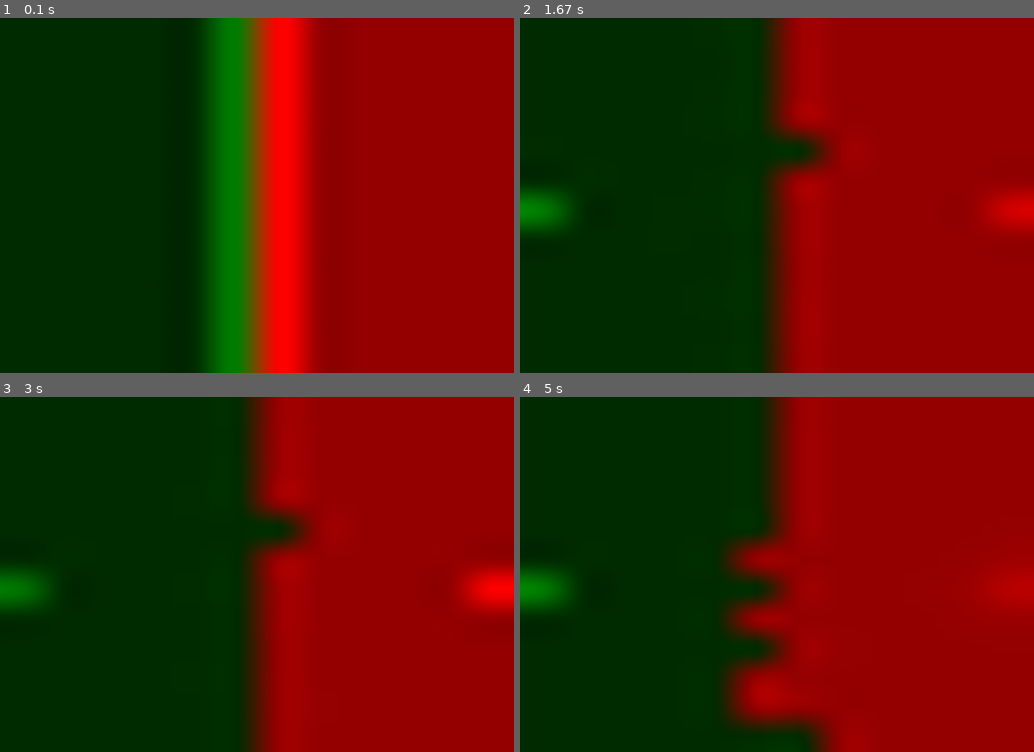
Above: before the commit, frames 1-4 (two rows, left to right).
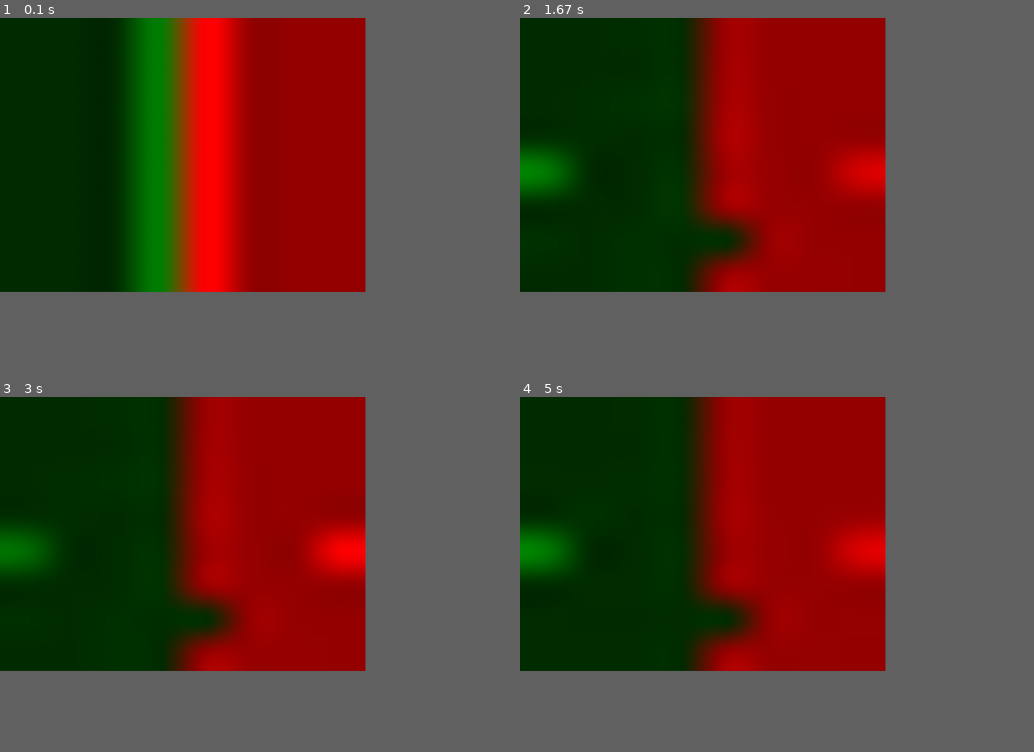
Above: after the commit, the same moments.

Repository: atlefk14/AandA
Game: pygame game, started from Pygame.py
The game is run twice, just before and just after one commit, with the same random seed, the same clock (stepped at 60 frames per second) and the same inputs.
Inputs:
- Up to frame 1 (0.1 s): no input
- Up to frame 2 (1.67 s): tap Enter at 0.33, 0.67, 1.2 s
- Up to frame 3 (3 s): tap Enter at 1.82, 2.6 s
- Up to frame 4 (5 s): tap Enter at 3.52, 4.52 s
In our replay, the window is 900x622 before the commit and 640x480 after it. These sizes can differ from the game's own. Grey fills any space a smaller window leaves; there, only what the larger window draws over its background counts as a difference.

The runs differ from the first frame. In frame 1, 41% of the frame differs, in the area x 0-61%, y 0-100%; in frame 2, 31%; in frame 3, 31%; in frame 4, 29%.

Commit message:
Add a example of how to communicate with the engine

Diff:
--- a/Bots.py
+++ b/Bots.py
@@ -61,11 +61,8 @@
 def randomBot(self):
     moved = dict()
     if self.phase == 0:
-        self.moveableUnits()
-        self.deployablePlaces = self.findDeployablePlaces()
-        self.nextPhase()
+        self.phase_0()
     elif self.phase == 1:
-        self.PCUs = self.calculatePCUs()
         used = 0
         while True:
             pos = self.recruitable(self.PCUs - used)
@@ -157,6 +154,7 @@
                 unit = self.moveable[0]
                 pos = unit.getPosition()
                 possible = []
+
                 for tile in self.map.board[pos[0]][pos[1]].neighbours:
                     if tile.owner == self.currentPlayer:
                         possible.append(tile)
@@ -189,3 +187,139 @@
                 print("Not Valid mando")
                 print(self.map.board)
             self.nextPhase()
+
+def easyBot(self):
+    moved = dict()
+    if self.phase == 0:
+       self.phase_0()
+    elif self.phase == 1:
+        used = 0
+        while True:
+            pos = self.recruitable(self.PCUs - used)
+            if pos.__len__() == 0:
+                self.nextPhase()
+                break
+            choice = r.randint(0, len(pos) - 1)
+            self.recruitUnit(choice)
+            used += pos[choice]
+
+    #Should calculate how many unit one should use in attack.
+    elif self.phase == 2:
+        self.battles = []
+        while self.moveable.__len__() > 0:
+            if r.random() > 0.01:
+                unit = self.moveable[0]
+                pos = unit.getPosition()
+                toTile = r.choice(self.map.board[pos[0]][pos[1]].neighbours)
+                if toTile.owner != self.currentPlayer:
+                    moved[toTile.cords.__str__()] = pos
+                    allUnit = self.findMovableInTile(pos)
+                    if allUnit.__len__() > toTile.units.__len__():
+                        for unitA in allUnit:
+                            self.moveUnit(self.map.board[pos[0]][pos[1]], toTile, 1, unit.__class__, unitA)
+                else:
+                    self.moveUnit(self.map.board[pos[0]][pos[1]], toTile, 1, unit.__class__, unit)
+            else:
+                break
+        self.phase = 2.5
+
+    elif self.phase == 2.5:
+        while self.battles.__len__() > 0:
+            results = self.doBattle(self.battles[0])
+            attacker = results[0]
+            defender = results[1]
+            attackFinished = False
+            defendFinished = False
+            if attacker[1] > 0:
+                attackerCount = self.findUnitCount(attacker[0])
+                attackerTypes = list(attacker[0].keys())
+                if attacker[1] >= attackerCount:
+                    self.takeCasualties(attacker[0], 'All', attackerCount)
+                    attackFinished = True
+                else:
+                    toBeDeleted = dict()
+                    for i in range(attacker[1]):
+                        unitType = r.choice(attackerTypes)
+                        unit = attacker[0][unitType][0]
+                        if not unit.type in toBeDeleted:
+                            toBeDeleted[unit.type] = []
+                        toBeDeleted[unit.type].append(unit)
+                        attacker[0][unitType].remove(unit)
+                        if attacker[0][unitType].__len__() == 0:
+                            attacker[0].pop(unitType, None)
+                        attackerTypes = list(attacker[0].keys())
+
+                    for key in toBeDeleted:
+                        self.takeCasualties(toBeDeleted, toBeDeleted[key][0].type, toBeDeleted[key].__len__())
+
+            if defender[1] > 0:
+                defenderCount = self.findUnitCount(defender[0])
+                defenderTypes = list(defender[0].keys())
+                if defender[1] >= defenderCount:
+                    self.takeCasualties(defender[0], 'All', defenderCount)
+                    defendFinished = True
+                else:
+                    defenderKeys = list(defender[0].keys())
+                    if not defender[0][defenderKeys[0]][0].owner.human:
+                        toBeDeleted = dict()
+                        for i in range(defender[1]):
+                            unitType = r.choice(defenderTypes)
+                            unit = defender[0][unitType][0]
+                            if not unit.type in toBeDeleted:
+                                toBeDeleted[unit.type] = []
+                            toBeDeleted[unit.type].append(unit)
+                            defender[0][unitType].remove(unit)
+                            if defender[0][unitType].__len__() == 0:
+                                defender[0].pop(unitType, None)
+                            defenderTypes = list(defender[0].keys())
+                        for key in toBeDeleted:
+                            self.takeCasualties(toBeDeleted, toBeDeleted[key][0].type, toBeDeleted[key].__len__())
+                    else:
+                        self.currentPlayer = defender[0][defenderKeys[0]][0].owner
+                        return defender
+
+            if defendFinished and not attackFinished:
+                self.conquerTile(self.map.board[self.battles[0][0]][self.battles[0][1]], self.currentPlayer)
+
+            if attackFinished or defendFinished:
+                self.battles.remove(self.battles[0])
+
+        self.phase = 3
+    elif self.phase == 3:
+        while self.moveable.__len__() > 0:
+            if r.random() > 0.5:
+                unit = self.moveable[0]
+                pos = unit.getPosition()
+                possible = []
+                for tile in self.map.board[pos[0]][pos[1]].neighbours:
+                    if tile.owner == self.currentPlayer:
+                        possible.append(tile)
+                if possible.__len__() == 0:
+                    self.moveable.remove(self.moveable[0])
+                    break
+                toTile = r.choice(possible)
+                if toTile.owner == self.currentPlayer:
+                    self.moveUnit(self.map.board[pos[0]][pos[1]], toTile, 1, unit.__class__, unit)
+            else:
+                break
+        self.nextPhase()
+    elif self.phase == 4:
+        self.nextPhase()
+    elif self.phase == 5:
+        if self.currentPlayer in self.purchases and self.deployablePlaces.__len__() > 0:
+            while self.purchases[self.currentPlayer].__len__() > 0:
+                i = r.randint(0, self.deployablePlaces.__len__() - 1)
+                tile = self.deployablePlaces[i]
+                unit = self.purchases[self.currentPlayer][0]
+                self.purchases[self.currentPlayer].remove(unit)
+                tile.units.append(unit)
+                unit.setPosition(tile.cords)
+
+        if self.winnerwinnerchickendinner():
+            return True
+        else:
+            self.resetAllUnits()
+            if not self.validBoard()[0]:
+                print("Not Valid mando")
+                print(self.map.board)
+            self.nextPhase()
--- a/Flask.py
+++ /dev/null
@@ -1 +0,0 @@
-from flask import Flask
--- a/Game.py
+++ b/Game.py
@@ -2,14 +2,33 @@
 import Units
 import Buildings
 import random as r
+import copy
 import numpy as np
+
+
+class GameManager(object):
+    def __init__(self):
+        self.previous_states = []
+
+    def add_previous(self, game):
+        print("Legger til forrige")
+        self.previous_states.append(copy.deepcopy(game))
+
+    def go_back(self):
+        try:
+            print("Går tilbake til forrige")
+            previous_state = self.previous_states.pop()
+            return previous_state
+        except IndexError as e:
+            print(e)
+            return None
+
 
 class Game():
     def __init__(self, size, nations):
         self.map = mapGen.MapClass(size, nations)
         self.nations = nations
         self.startPlayer = nations[0]
-        #self.units = dict()
         self.currentPlayer = self.startPlayer
         self.terminal = False
         self.turn = 0
@@ -24,13 +43,6 @@
         self.recruitAbleList = [2, 5]
         self.history = []
 
-        self.lastTurn = self.map.board
-
-    def goback(self):
-        self.map.board = self.lastTurn
-        self.turn-=1
-
-
     def calulateBorder(self):
         borderTiles = []
         for w in self.map.board:
@@ -42,6 +54,12 @@
                         borderTiles.append(h)
                 last = h
         return borderTiles
+
+    def phase_0(self):
+        self.moveableUnits()
+        self.deployablePlaces = self.findDeployablePlaces()
+        self.nextPhase()
+        self.PCUs = self.calculatePCUs()
 
     def startingConditions(self, n):
         for tile in self.borderTiles:
@@ -53,12 +71,12 @@
                 tankUnit.setPosition(tile.cords)
                 infUnit.setPosition(tile.cords)
 
-        #All the way to the left
-        tile = self.map.board[int(self.map.board.__len__()/2)-1][0]
+        # All the way to the left
+        tile = self.map.board[int(self.map.board.__len__() / 2) - 1][0]
         tile.constructions.append(Buildings.Industry(owner=tile.owner))
         print(self.map.board.__len__())
-        #All the way to the right
-        tile = self.map.board[int(self.map.board.__len__()/2)-1][self.map.board.__len__()-1]
+        # All the way to the right
+        tile = self.map.board[int(self.map.board.__len__() / 2) - 1][self.map.board.__len__() - 1]
         tile.constructions.append(Buildings.Industry(owner=tile.owner))
 
     def rotate(self, n=1):
@@ -82,7 +100,6 @@
                     if unit.owner != h.owner:
                         return (False, h.cords)
         return (True, -1)
-
 
     def calculatePCUs(self):
         PCUs = 0
@@ -107,7 +124,6 @@
     def nextPhase(self):
         if self.phase == 5:
             self.nextTurn()
-            self.lastTurn = np.array(self.map.board, copy=True)
         else:
             self.phase += 1
         return
@@ -133,7 +149,6 @@
             self.purchases[self.currentPlayer] = []
         self.purchases[self.currentPlayer].append(unit)
 
-
     def initTurn(self):
         self.deployablePlaces = self.calculatePCUs()
         self.PCUs = self.calculatePCUs()
@@ -141,7 +156,6 @@
 
     def conquerTile(self, tile, newOwner):
         tile.owner = newOwner
-
 
     def moveUnit(self, fromTile, toTile, n, type, unit):
         c = 0
@@ -154,13 +168,13 @@
                 deltaX = abs(fromTile.cords[0] - toTile.cords[0])
                 deltaY = abs(fromTile.cords[1] - toTile.cords[1])
 
-                #todo add is legal function instead.
+                # todo add is legal function instead.
                 if deltaX + deltaY <= unit.range:
                     if toTile.owner != self.currentPlayer:
                         if unit.usedSteps == 0:
                             unit.setStep(unit.range)
                         else:
-                            unit.setStep(deltaX+deltaY)
+                            unit.setStep(deltaX + deltaY)
 
                         if toTile.units.__len__() == 0:
                             self.conquerTile(toTile, self.currentPlayer)
@@ -190,14 +204,12 @@
                     d += 1
                     c -= 1
 
-
     def resetAllUnits(self):
         for h in self.map.board:
             for w in h:
                 for unit in w.units:
                     unit.reset()
 
-
     def findGlobalMax(self):
         maxUnit = 0
         for w in self.map.board:
@@ -207,7 +219,6 @@
                     maxUnit = length
 
         return maxUnit
-
 
     def getDice(self, n=6):
         return r.randint(1, n)
@@ -228,7 +239,7 @@
         for key in attacking:
             for unit in attacking[key]:
                 dice = self.getDice()
-                #print(unit)
+                # print(unit)
                 if dice <= unit.attSuccess:
                     aHits += 1
         dHits = 0
@@ -256,7 +267,7 @@
         total = 0
         for w in self.map.board:
             for h in w:
-                total+=h.units.__len__()
+                total += h.units.__len__()
         return total
 
     def deleteUnit(self, units):
@@ -281,7 +292,7 @@
 
     def takeCasualties(self, units, choice, n):
         toBeDeleted = []
-        c=0
+        c = 0
         if choice == 'All':
             for key in units:
                 toBeDeleted += units[key]
@@ -290,12 +301,9 @@
                 if c == n:
                     break
                 toBeDeleted.append(unit)
-                c+=1
+                c += 1
 
         self.deleteUnit(toBeDeleted)
-
-
-
 
     def winnerwinnerchickendinner(self):
         winner = True
@@ -304,22 +312,28 @@
                 if h.owner != self.currentPlayer:
                     winner = False
         return winner
+
+    def findMovableInTile(self, cords):
+        units = []
+        for unit in self.map.board[cords[0]][cords[1]].units:
+            if unit.usedSteps > unit.range:
+                units.append(unit)
+        return units
 
     def findUnitCount(self, units):
         c = 0
         for key in units:
             for unit in units[key]:
-                c+=1
+                c += 1
 
         return c
 
     def bot(self):
         import Bots
         if not self.currentPlayer.human:
-
             if self.currentPlayer.difficulty == "Random":
                 Bots.randomBot(self)
             elif self.currentPlayer.difficulty == "Turtle":
                 Bots.TurtleBot(self)
             elif self.currentPlayer.difficulty == "Easy":
-                self.easyBot(self)
+                Bots.easyBot(self)
--- a/Nations.py
+++ b/Nations.py
@@ -1,5 +1,7 @@
-class Nation():
+class Nation(object):
+
     def __init__(self, name, human=True, difficulty="Random"):
+
         self.name = name
         self.human = human
         self.difficulty = None
--- a/Pygame.py
+++ b/Pygame.py
@@ -1,60 +1,78 @@
 import Nations
 import Game
+
 import pygame
 import numpy as np
 from PIL import Image
 from pygame.locals import *
+import copy
 
-pygame.init()
-width, height = 1440, 996
-screen = pygame.display.set_mode((width, height))
 
-x, y = 12, 12
+x, y = 8, 8
 
 
 Germany = Nations.Nation(name='Germany', human=False)
-Russia = Nations.Nation(name='Russia', human=False)
+Russia = Nations.Nation(name='Russia', human=False, difficulty="Easy")
 nations = [Germany, Russia]
 game = Game.Game(size=(x, y), nations=[Germany, Russia])
 
+game_manager = Game.GameManager()
 
-def translateToArray(board):
+
+
+def translate_to_array(board):
     newBoard = np.zeros((x, y, 3), dtype=np.uint8)
     globalMax = game.findGlobalMax()
     for w in board:
         row = []
         for h in w:
             tileCords = h.cords[0]
-            if h.owner == Germany:
+            if h.owner.name == 'Germany':
                 newBoard[h.cords[0]][h.cords[1]] = np.asarray([0, 45 + int((80 * h.units.__len__()) / globalMax), 0],
                                                               dtype=np.uint8)
-            elif h.owner == Russia:
+            elif h.owner.name == 'Russia':
                 newBoard[h.cords[0]][h.cords[1]] = np.asarray([150 + (int(105 * h.units.__len__()) / globalMax), 0, 0],
                                                               dtype=np.uint8)
 
     return newBoard
 
 
+pygame.init()
+
+width, height = 1024, 768
+screen = pygame.display.set_mode((width, height))
+update = True
+first = True
 while True:
-    screen.fill(0)
-    data = translateToArray(game.map.board)
-    img = Image.fromarray(data, 'RGB')
-    img = img.resize((1440, 996))
-    # img.show()
-    img = pygame.surfarray.make_surface(np.array(img))
-    screen.blit(pygame.transform.rotate(img, 90), (0, 0))
-    #screen.blit(pygame.transform.flip(img, False, True), (0, 0))
-    pygame.display.flip()
+    if update:
+        screen.fill(0)
+        data = translate_to_array(game.map.board)
+        img = Image.fromarray(data, 'RGB')
+        img = img.resize((1024, 768))
+        # img.show()
+        img = pygame.surfarray.make_surface(np.array(img))
+        screen.blit(pygame.transform.rotate(img, 90), (0, 0))
+        pygame.display.flip()
+        update = False
+
     for event in pygame.event.get():
         if event.type == pygame.KEYUP:
             if event.key == K_RETURN:
                 while True:
+                    if first:
+                        game_manager.add_previous(game)
+                        first = False
+                    #old.append(copy.deepcopy(game))
                     game.bot()
+                    print(game.phase, game.turn)
+                    update = True
                     if game.phase == 0:
-                        #print(game.map.board[0][0].neighbours)
-                        #print(game.turn)
-                        #print(game.currentPlayer)
-                        #print(game.map.board)
+                        first = True
                         break
+
                     elif game.winnerwinnerchickendinner():
                         break
+
+            if event.key == K_BACKSPACE:
+                game = game_manager.go_back()
+                update = True
--- a/Runner.py
+++ /dev/null
@@ -1,60 +0,0 @@
-from Game import Game
-import Units
-import Nations
-
-def actionPhase(game):
-
-
-    game.nextPhase()
-    return game
-
-
-
-def movementPhase(game):
-
-    game.moveableUnits()
-    print(game.map.board)
-    text = input("would you like to move any pieces?  y/n")
-    if text == "y":
-        game.moveUnit(game.map.board[0][0], game.map.board[0][1], 2, Units.Infantry)
-        #Move something
-    else:
-        game.nextPhase()
-        return game
-
-    game.nextPhase()
-    return game
-
-def placingPhase(game):
-
-
-
-    game.nextPhase()
-    return game
-def buyingPhase(game):
-
-
-
-    game.nextPhase()
-    return game
-
-
-
-def gameLoop(game):
-    while True:
-        if game.phase == 0:
-            game.nextPhase()
-        elif game.phase == 1:
-            buyingPhase(game)
-        elif game.phase == 2:
-            movementPhase(game)
-        elif game.phase == 3:
-            actionPhase(game)
-        elif game.phase == 4:
-            placingPhase(game)
-        print(game.phase)
-        print(game.currentPlayer)
-
-
-listOfNations = [Nations.Nation('Germany'), Nations.Nation('Russia', human = False)]
-game = Game((2, 2), listOfNations)
--- a/decommissioned.py
+++ b/decommissioned.py
@@ -1,3 +1,70 @@
+from Game import Game
+import Units
+import Nations
+
+def actionPhase(game):
+
+
+    game.nextPhase()
+    return game
+
+
+
+def movementPhase(game):
+
+    game.moveableUnits()
+    print(game.map.board)
+    text = input("would you like to move any pieces?  y/n")
+    if text == "y":
+        game.moveUnit(game.map.board[0][0], game.map.board[0][1], 2, Units.Infantry)
+        #Move something
+    else:
+        game.nextPhase()
+        return game
+
+    game.nextPhase()
+    return game
+
+def placingPhase(game):
+
+
+
+    game.nextPhase()
+    return game
+def buyingPhase(game):
+
+
+
+    game.nextPhase()
+    return game
+
+
+
+def gameLoop(game):
+    while True:
+        if game.phase == 0:
+            game.nextPhase()
+        elif game.phase == 1:
+            buyingPhase(game)
+        elif game.phase == 2:
+            movementPhase(game)
+        elif game.phase == 3:
+            actionPhase(game)
+        elif game.phase == 4:
+            placingPhase(game)
+        print(game.phase)
+        print(game.currentPlayer)
+
+
+listOfNations = [Nations.Nation('Germany'), Nations.Nation('Russia', human = False)]
+game = Game((2, 2), listOfNations)
+
+
+
+
+
+
+
 def moveUnit2(self, unit, toTile, unitType):
     # unit = fromTile.units[c]
     pos = unit.getPosition()
--- /dev/null
+++ b/example.py
@@ -0,0 +1,85 @@
+import Game
+import Nations
+import random as r
+
+Germany = Nations.Nation(name='Germany', human=True)
+Russia = Nations.Nation(name='Russia', human=False)
+
+x, y = 4, 4
+
+game = Game.Game(size=(x, y), nations=[Germany, Russia])
+
+while True:
+    if game.winnerwinnerchickendinner():
+        break
+    if not game.currentPlayer.human:
+        game.bot()
+        print(game.turn)
+    else:
+        if game.phase == 0:
+            game.phase_0()
+        elif game.phase == 1:
+            used = 0
+            possible_unit_purchases = game.recruitable(game.PCUs - used)
+            # Here one should add some AI logic, that decides what if it should buy units (from possible_unit_purchases)
+            # or simply skip to next phase.
+            print(possible_unit_purchases)
+            # In the example below, a unit type is randomly picked from the list of possible units.
+            choice = r.randint(0, len(possible_unit_purchases) - 1)
+            game.recruitUnit(choice)
+            used += possible_unit_purchases[choice]
+            # This procedure should be repeated until the AI decides it is enough, or it isn't possible to buy anymore.
+            game.nextPhase()
+
+        elif game.phase == 2:
+            # This is the phase that allows the AI to move units into enemy territory
+            game.battles = []
+            unit = game.moveable[0]
+            # Again here, the AI should have some logic for where to move the units.
+            # In this example, the first moveable unit is moved to a random location.
+            pos = unit.getPosition()
+            toTile = r.choice(game.map.board[pos[0]][pos[1]].neighbours)
+            game.moveUnit(game.map.board[pos[0]][pos[1]], toTile, 1, unit.__class__, unit)
+            # This procedure should be repeated until there are no more units to moved.
+            game.nextPhase()
+        elif game.phase == 2.5:
+            # This the phase where the battles is being executed.
+            if len(game.battles) > 0:
+                print("Do actions")
+                results = game.doBattle(game.battles[0])
+                attacker = results[0]
+                defender = results[1]
+            game.nextPhase()
+        elif game.phase == 3:
+            # This is the same as phase two, just not allowed to move into unfriendly territory.
+            # Again here the AI should make a decision, if it should move or not.
+            unit = game.moveable[0]
+            pos = unit.getPosition()
+            possible = [tile.owner for tile in game.map.board[pos[0][pos[1]]].neigbours if
+                        tile.owner == game.currentPlayer]
+
+            if len(possible) != 0:
+                toTile = r.choice(possible)
+                game.moveUnit(game.map.board[pos[0]][pos[1]], toTile, 1, unit.__class__, unit)
+
+            game.nextPhase()
+        elif game.phase == 4:
+            # Not implemented yet
+            game.nextPhase()
+        elif game.phase == 5:
+            # This is the phase where one places the units that is produced in phase 1.
+            if game.currentPlayer in game.purchases and game.deployablePlaces.__len__() > 0:
+                tile = game.deployablePlaces[0]
+                unit = game.purchases[game.currentPlayer][0]
+                game.purchases[game.currentPlayer].remove(unit)
+                tile.units.append(unit)
+                unit.setPosition(tile.cords)
+
+            if game.winnerwinnerchickendinner():
+                break
+            else:
+                game.resetAllUnits()
+                if not game.validBoard()[0]:
+                    print("Not Valid mando")
+                    print(game.map.board)
+                game.nextPhase()
--- a/runnerAtle.py
+++ /dev/null
@@ -1,17 +0,0 @@
-import Nations
-import Game
-import Units
-
-
-
-Germany = Nations.Nation(name='Germany', human=False)
-Russia = Nations.Nation(name='Russia', human=False)
-game = Game.Game(size=(4, 4), nations=[Germany, Russia])
-
-game.purchases[Germany.name] = []
-game.purchases[Russia.name] = []
-
-while True:
-    val = game.randomBot()
-    if val == True:
-        break
--- a/runnerWithillustration.py
+++ b/runnerWithillustration.py
@@ -29,7 +29,7 @@
 
 
 while True:
-    val = game.randomBot()
+    val = game.bot()
     if game.phase == 5:
         data = translateToArray(game.map.board)
         img = Image.fromarray(data, 'RGB')
Binary file changed: Pictures/0.jpg
Binary file changed: Pictures/1.jpg
Binary file changed: Pictures/10.jpg
Binary file changed: Pictures/11.jpg
Binary file changed: Pictures/12.jpg
Binary file changed: Pictures/13.jpg
Binary file changed: Pictures/14.jpg
Binary file changed: Pictures/15.jpg
Binary file changed: Pictures/16.jpg
Binary file changed: Pictures/17.jpg
Binary file changed: Pictures/18.jpg
Binary file changed: Pictures/19.jpg
(and 28 more such lines)
